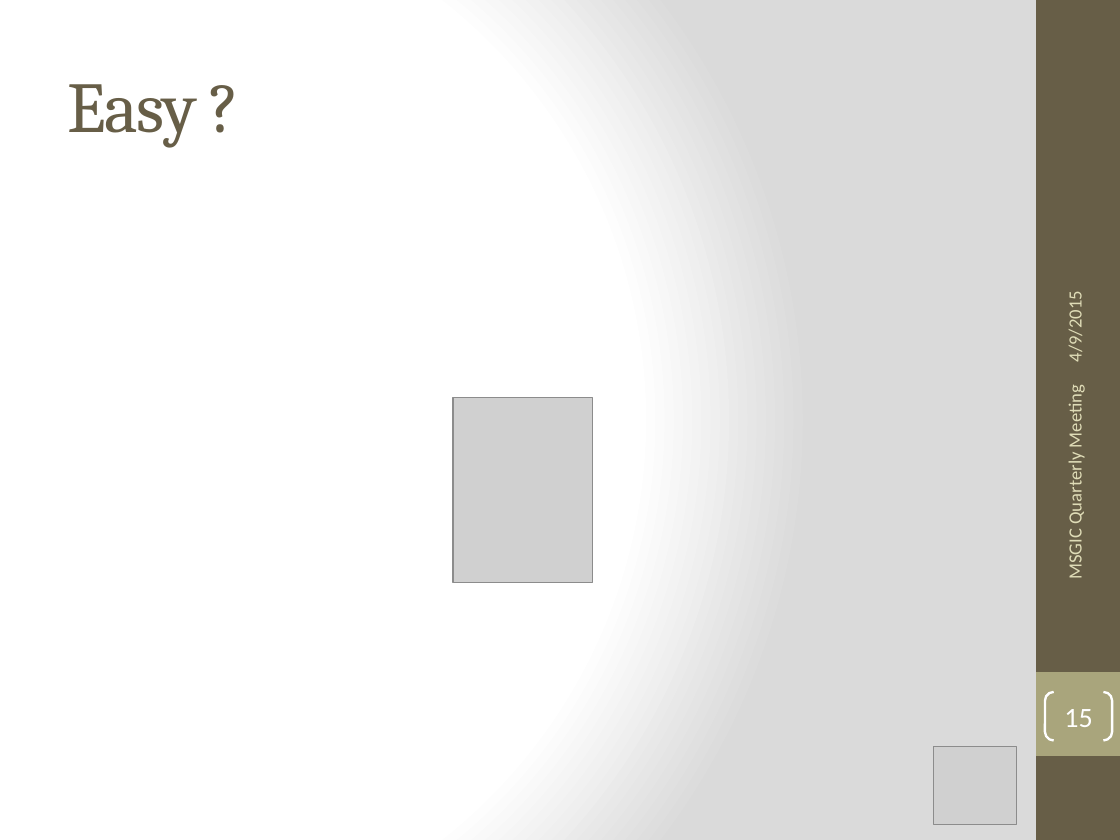
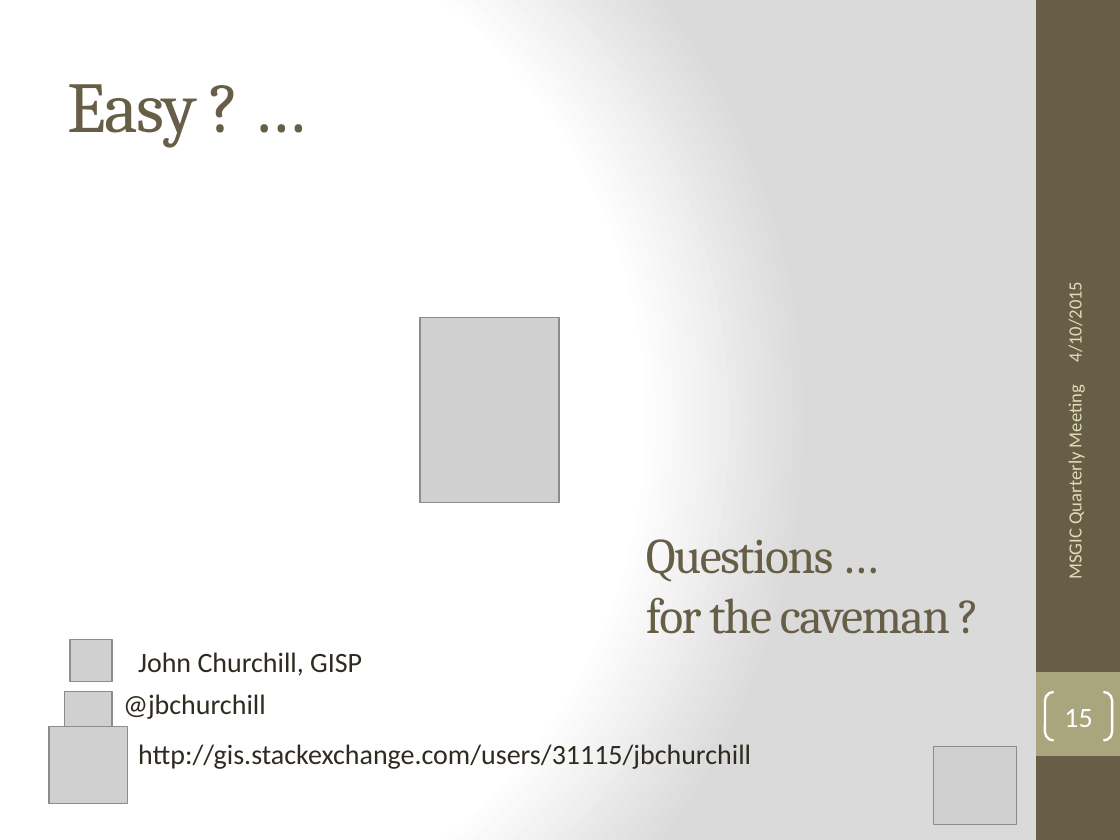
Before and after one commit to jbchurchill/current_presentations, a slide deck: slide 15 of Lessons_Learned_ESRI_javascript_API.pptx. Drawn at 1120x840 pixels with LibreOffice and Linux fonts; fonts in the diff are those of the drawing; grey boxes stand for pictures. Boxes give left, top, right and bottom in pixels: in the first picture for what was removed or moved away, otherwise in the second. Text is boxed around its words. In the diff, an @@ line names an element or a change of style, - is before the commit and + after.

```diff
--- a/Lessons_Learned_ESRI_javascript_API.pptx
+++ b/Lessons_Learned_ESRI_javascript_API.pptx
@@ text at box(1064, 291, 1087, 361): text changed @@
-4/9/2015
+4/10/2015
@@ picture: place and size @@
-picture at box(454, 398, 592, 582)
+picture at box(420, 317, 559, 502)
@@ text added at box(646, 539, 950, 634), 32 pt, text #675E47 @@
+Questions …
+for the caveman ?
@@ picture added at box(69, 640, 112, 682) @@
@@ text added at box(138, 652, 362, 676), 18 pt, text #2F2B20 @@
+John Churchill, GISP
@@ picture added at box(64, 691, 112, 726) @@
@@ text added at box(123, 694, 266, 719), 18 pt, text #2F2B20 @@
+@jbchurchill
@@ picture added at box(49, 727, 128, 804) @@
@@ text added at box(138, 744, 751, 769), 18 pt, text #2F2B20 @@
+http://gis.stackexchange.com/users/31115/jbchurchill
```
Also in this commit, not shown: 14 other slides changed, 1 other file.
